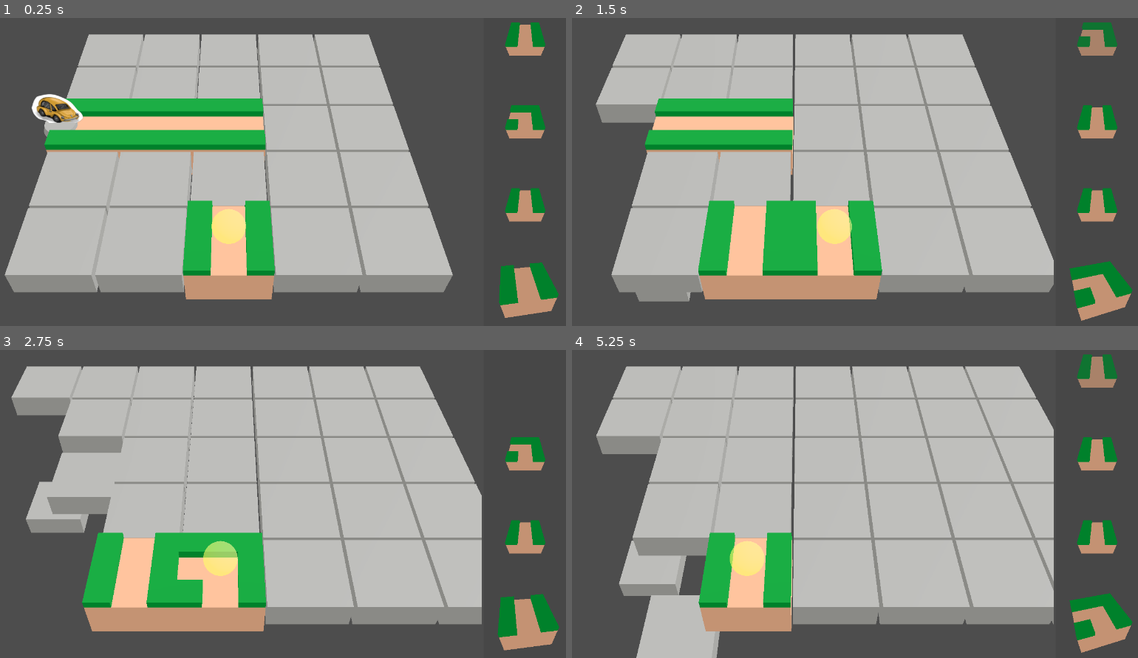
Above: before the commit, frames 1-4 (two rows, left to right).
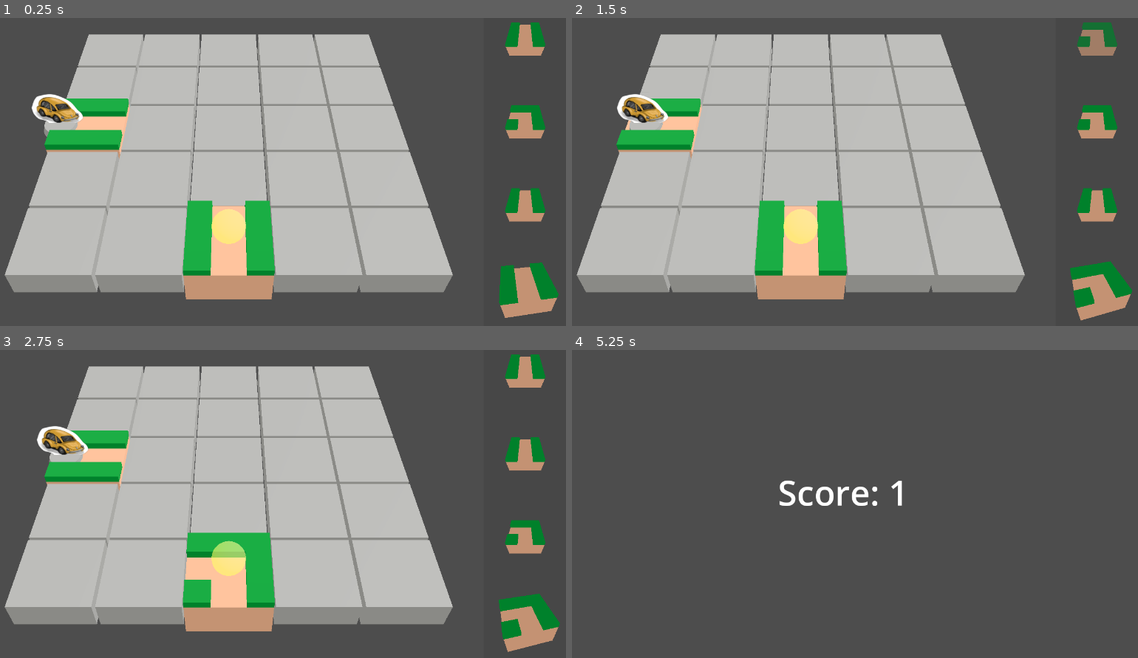
Above: after the commit, the same moments.

Repository: Pro1d/code4cause
Game: Godot game, scene res://scenes/main/GameMain.tscn
Same seed, same stepped clock (60 frames per second), same inputs: the game is played once before the commit and once after it.
Inputs:
- Up to frame 1 (0.25 s): no input
- Up to frame 2 (1.5 s): tap Enter (ui_accept) at 0.5, 0.77, 0.8, 1.07, 1.35 s; hold D (move_right) 0.53-1.28 s; hold Tab (ui_focus_next) 0.53-1.28 s; hold S (move_down) from 1.28 s (still down)
- Up to frame 3 (2.75 s): tap Enter (ui_accept) at 1.52, 1.82, 2.3 s; tap Tab (ui_focus_next) at 1.55 s; release S (move_down) at 2.03 s; hold D (move_right) from 2.03 s (still down); hold Tab (ui_focus_next) from 2.03 s (still down)
- Up to frame 4 (5.25 s): release D (move_right) at 2.78 s; release Tab (ui_focus_next) at 2.78 s; hold W (move_up) 2.78-3.53 s; tap Tab (ui_focus_next) at 2.85, 4.35 s; tap Enter (ui_accept) at 3.02, 3.32, 4.52, 4.82 s; hold Enter (ui_accept) 3.53-4.28 s; hold A (move_left) 3.53-5.03 s; hold S (move_down) from 5.03 s (still down); hold Tab (ui_focus_next) from 5.03 s (still down)

The runs differ from the first frame. In frame 1, 4.3% of the frame differs, in the area x 20-47%, y 26-52%; in frame 2, 23%; in frame 3, 27%; in frame 4, 67%, in the area x 4-100%, y 1-100%.

Commit message:
End Menu

Diff:
--- a/scenes/game/game_scene.gd
+++ b/scenes/game/game_scene.gd
@@ -28,8 +28,13 @@
 	grid.move(Vector2i.ZERO)
 
 func add_row() -> void:
+	if player.current_cell in grid.cells[0]:
+		get_tree().change_scene_to_file("res://scenes/menu/LooserMenu.tscn")
+
 	grid.add_row()
 	camera_offset_x += cell_size
 
+
+
 func _process(delta: float) -> void:
 	camera.global_position.x = lerpf(camera.global_position.x, camera_offset_x, delta)
--- /dev/null
+++ b/scenes/menu/LooserMenu.tscn
@@ -0,0 +1,19 @@
+[gd_scene load_steps=2 format=3 uid="uid://b7ej6frsbhdc3"]
+
+[ext_resource type="Script" path="res://scenes/menu/looser_menu.gd" id="1_j0ymg"]
+
+[node name="LooserMenu" type="MarginContainer"]
+anchors_preset = 15
+anchor_right = 1.0
+anchor_bottom = 1.0
+grow_horizontal = 2
+grow_vertical = 2
+size_flags_horizontal = 3
+size_flags_vertical = 3
+script = ExtResource("1_j0ymg")
+
+[node name="Label" type="Label" parent="."]
+layout_mode = 2
+theme_override_font_sizes/font_size = 80
+text = "Score: 0"
+horizontal_alignment = 1
--- /dev/null
+++ b/scenes/menu/looser_menu.gd
@@ -0,0 +1,8 @@
+extends Control
+
+func _ready() -> void:
+	($Label as Label).text = "Score: %d" % Config.score
+func _input(event: InputEvent) -> void:
+	if event.is_action_pressed("ui_accept"):
+		Config.score = 0
+		get_tree().change_scene_to_file("res://scenes/main/GameMain.tscn")
--- a/scenes/player/player.gd
+++ b/scenes/player/player.gd
@@ -1,7 +1,15 @@
 class_name  Player
 extends Node3D
 
+signal cell_changed(c: PlacementCell)
+
 const cell_size : float = 1
+
+var current_cell : PlacementCell : set = set_current_cell
 
 func _ready() -> void:
 	pass
+
+func set_current_cell(c: PlacementCell) -> void:
+	current_cell = c
+	cell_changed.emit(c)
--- a/scenes/player/player_movement.gd
+++ b/scenes/player/player_movement.gd
@@ -3,7 +3,7 @@
 
 var path_follow := PathFollow3D.new()
 var current_direction := 1
-@onready var player : Node3D = get_parent()
+@onready var player : Player = get_parent()
 
 func _ready() -> void:
 
@@ -27,7 +27,6 @@
 	path_follow.progress_ratio += delta*current_direction*0.4
 
 func find_path() -> void:
-	print("Finding path")
 	for path in get_tree().get_nodes_in_group(Config.PATH_GROUP):
 		#print("Having a path: %s" % path.get_path())
 		if path == path_follow.get_parent():
@@ -36,9 +35,6 @@
 		var curve := (path as Path3D).curve
 
 		var next_parent : Path3D = null
-
-		print("0: %f" % curve.get_point_position(0).distance_squared_to(position_in_tile))
-		print("1: %f" % curve.get_point_position(1).distance_squared_to(position_in_tile))
 
 		if curve.get_point_position(0).distance_squared_to(position_in_tile) < 0.1:
 			next_parent = path
@@ -50,15 +46,15 @@
 
 		if next_parent != null:
 			if path_follow.get_parent() == null:
-				print("First path")
 				next_parent.add_child(path_follow)
 				print(path_follow.get_path())
 				print(player.get_parent())
 				print(path_follow.global_position.distance_to((path as Node3D).global_position))
 			else:
-				print("New path")
 				path_follow.reparent(next_parent, false)
 
 			path_follow.progress_ratio = 0 if current_direction == 1 else 1
 			player.global_rotation.y = 0
+			player.current_cell = path.get_parent().get_parent().get_parent()
+			Config.score += 1
 			break
--- a/scripts/prototype/placement_cell.gd
+++ b/scripts/prototype/placement_cell.gd
@@ -3,6 +3,7 @@
 
 @export var highlight_hint: Node3D
 @onready var child_scene: Node3D = $Scene
+
 var is_set := false
 
 var current_tile_scene: PackedScene
--- a/scripts/prototype/placement_grid.gd
+++ b/scripts/prototype/placement_grid.gd
@@ -31,18 +31,6 @@
 		_generate_row()
 
 	var initial_cell : PlacementCell = cells[0][2]
-	initial_cell.highlight(packed_straight)
-	initial_cell.rotate_cell(PI/2)
-	initial_cell.place()
-	initial_cell.reset()
-
-	initial_cell  = cells[1][2]
-	initial_cell.highlight(packed_straight)
-	initial_cell.rotate_cell(PI/2)
-	initial_cell.place()
-	initial_cell.reset()
-
-	initial_cell  = cells[2][2]
 	initial_cell.highlight(packed_straight)
 	initial_cell.rotate_cell(PI/2)
 	initial_cell.place()
--- a/scripts/singleton/Config.gd
+++ b/scripts/singleton/Config.gd
@@ -2,9 +2,7 @@
 
 const PATH_GROUP = "player_path"
 
-#const CursorArrowIcon := preload("res://assets/images/ui/cursor_arrow2.atlastex")
-#const CursorIBeamIcon := preload("res://assets/images/ui/cursor_ibeam.atlastex")
-#const CursorAimIcon := preload("res://assets/images/ui/cursor_aim1.atlastex")
+var score := 0
 
 func _enter_tree() -> void:
 #	Input.set_custom_mouse_cursor(
